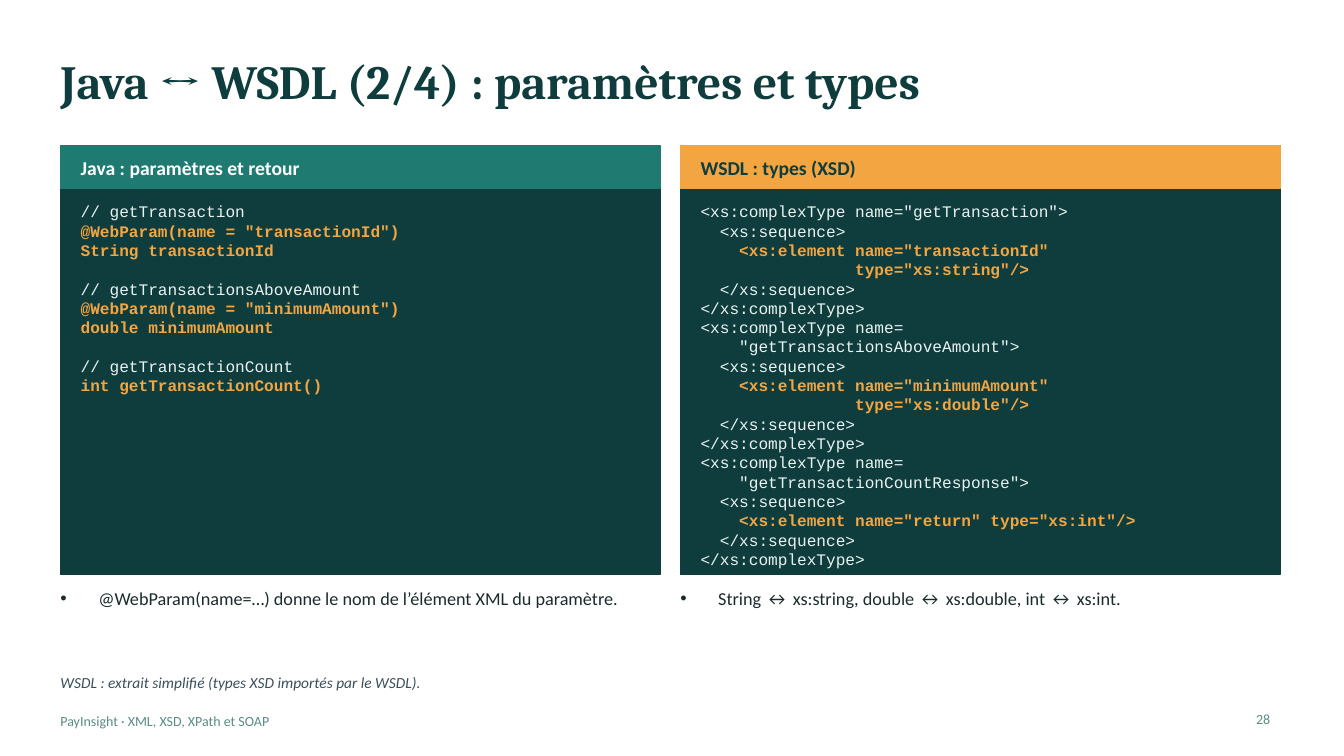
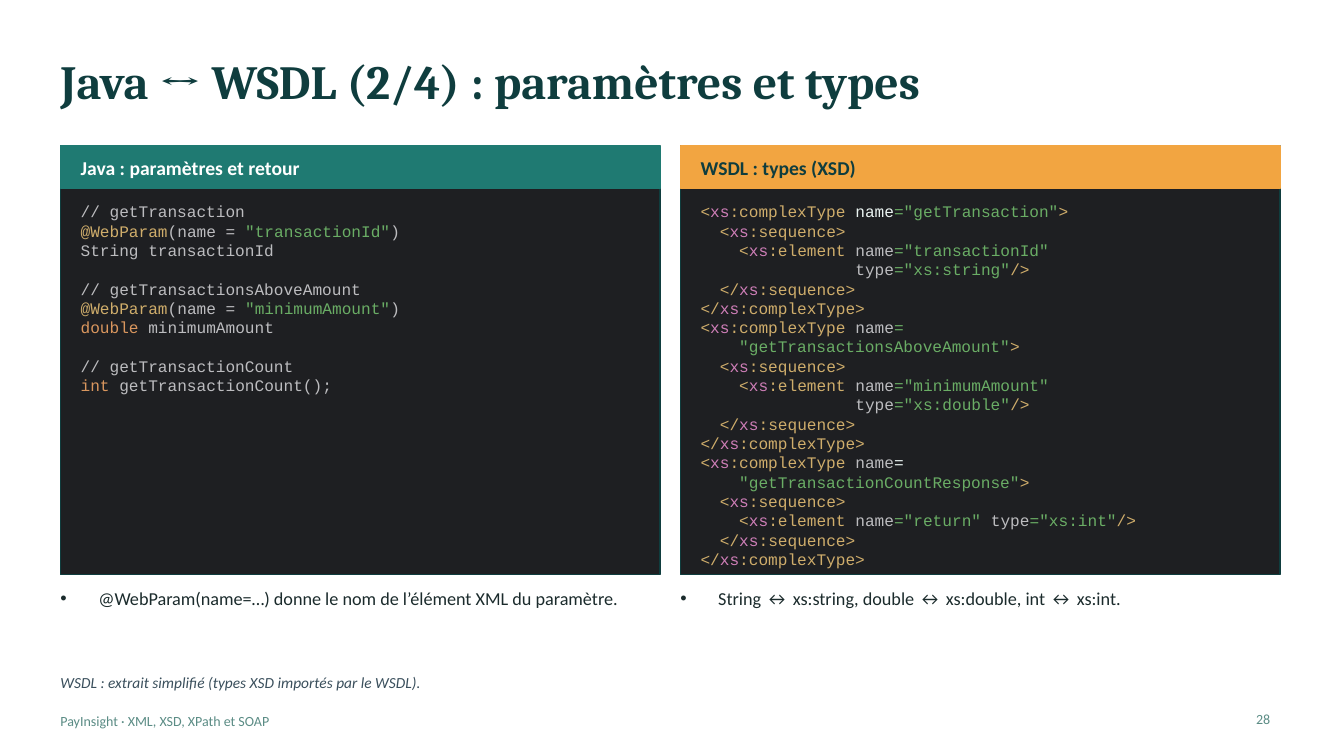
Before and after one commit to bouassidachayma/PayInsight, a slide deck: slide 28 of PayInsight_Presentation.pptx. Drawn at 1344x756 pixels with LibreOffice and Linux fonts; fonts in the diff are those of the drawing. Boxes give left, top, right and bottom in pixels: in the first picture for what was removed or moved away, otherwise in the second. Text is boxed around its words. In the diff, an @@ line names an element or a change of style, - is before the commit and + after.

```diff
--- a/PayInsight_Presentation.pptx
+++ b/PayInsight_Presentation.pptx
@@ rectangle at (x1=60, y1=146, x2=660, y2=575): fill #0F3D3E to #1E1F22 @@
@@ rectangle at (x1=681, y1=146, x2=1280, y2=575): fill #0F3D3E to #1E1F22 @@
@@ text at (x1=81, y1=205, x2=400, y2=376): text colour #EAF3F1 to #BCBCBF in "// getTransaction", "// getTransactionsAboveAmount", "// getTransactionCount"; text colour #F2A541 to #CFAD6B in "@WebParam(name", "@WebParam(name"; text colour #F2A541 to #BCBCBF in "@WebParam(name = "transactionId")", "String transactionId", "@WebParam(name = "minimumAmount")", "minimumAmount"; text colour #F2A541 to #6AAD65 in ""transactionId")", ""minimumAmount")"; bold off in "@WebParam(name = "transactionId")", "String transactionId", "@WebParam(name = "minimumAmount")", "double minimumAmount"; text colour #F2A541 to #D9965E in "double" @@
@@ text "<xs:complexType name="getTransaction">" at (x1=701, y1=205, x2=1136, y2=569): text colour #EAF3F1 to #CFAD6B in "<xs:complexType name="getTransaction">", "<xs:sequence>", "</xs:sequence>", "</xs:complexType>" and 10 more places; text colour #EAF3F1 to #CE7EB7 in "<xs:complexType", "<xs:sequence>", "</xs:sequence>", "</xs:complexType>" and 8 more places; text colour #EAF3F1 to #6AAD65 in "name="getTransaction">", "name=", ""getTransactionsAboveAmount">", ""getTransactionCountResponse">"; text colour #F2A541 to #CFAD6B in "<xs:element", "type="xs:string"/>", "<xs:element", "type="xs:double"/>" and 1 more places; text colour #F2A541 to #CE7EB7 in "<xs:element", "<xs:element", "<xs:element"; text colour #F2A541 to #BCBCBF, text colour #F2A541 to #6AAD65 in "name="transactionId"", "type="xs:string"/>", "name="minimumAmount"", "type="xs:double"/>" and 1 more places; bold off in "<xs:element name="transactionId"", "type="xs:string"/>", "<xs:element name="minimumAmount"", "type="xs:double"/>" and 1 more places; text colour #EAF3F1 to #BCBCBF in "name=", "name=" @@
@@ text at (x1=81, y1=379, x2=332, y2=395): text changed; text colour #F2A541 to #BCBCBF; bold off @@
-int getTransactionCount()
+int getTransactionCount();
```
Also in this commit, not shown: 10 other slides changed, 9 slides added.
